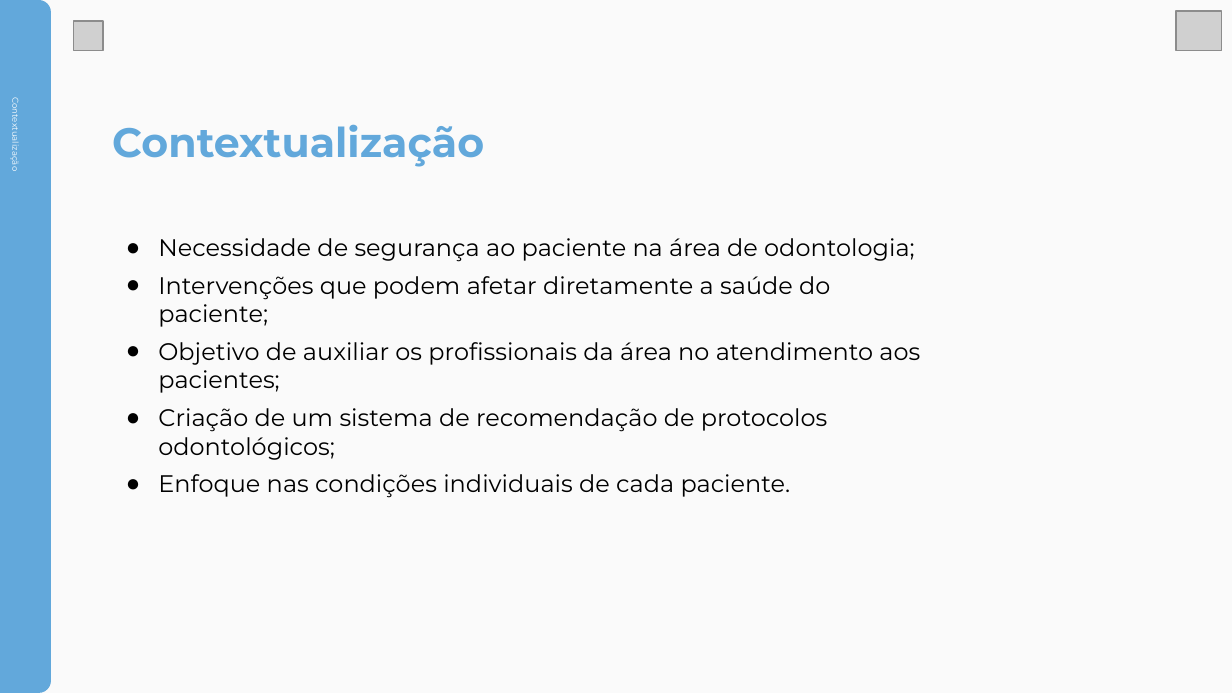
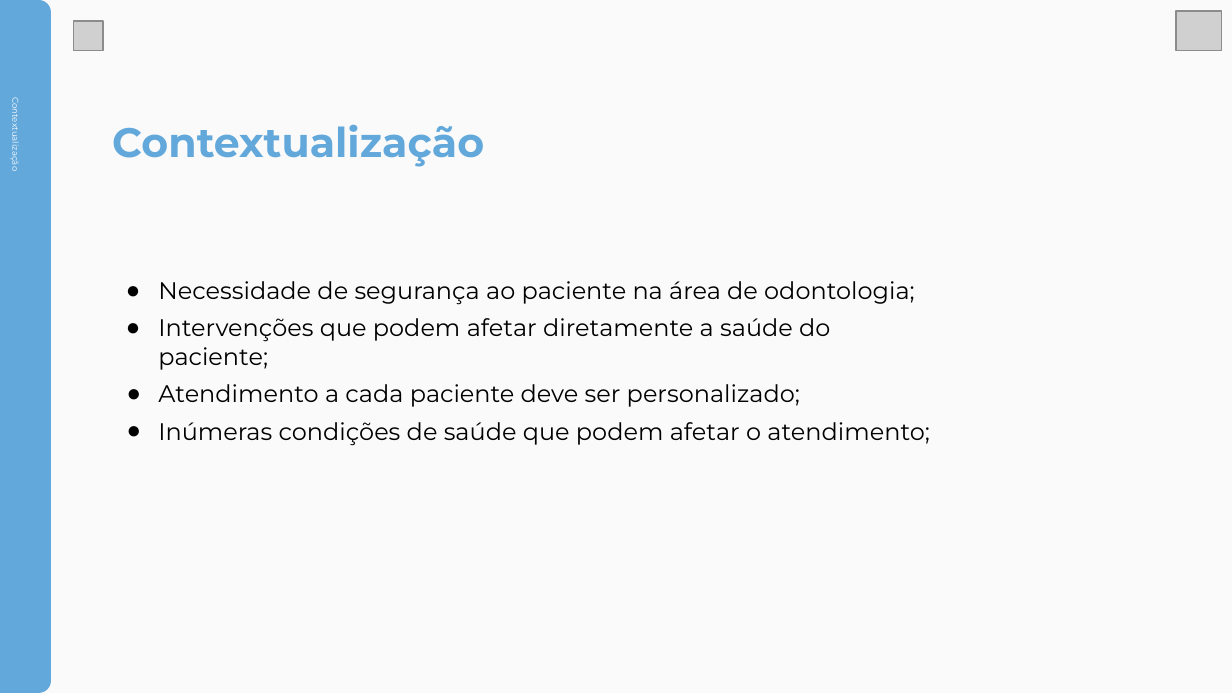
Before and after one commit to GabrielLimaDeSouza/ProtOn, a slide deck: slide 2 of Divulgacao/Apresentacao/Apresentação Final ProtOn.pptx. Drawn at 1232x693 pixels with LibreOffice and Linux fonts; fonts in the diff are those of the drawing; grey boxes stand for pictures. Boxes give left, top, right and bottom in pixels: in the first picture for what was removed or moved away, otherwise in the second. Text is boxed around its words. In the diff, an @@ line names an element or a change of style, - is before the commit and + after.

```diff
--- a/Divulgacao/Apresentacao/Apresentação Final ProtOn.pptx
+++ b/Divulgacao/Apresentacao/Apresentação Final ProtOn.pptx
@@ text "Necessidade de segurança ao paciente ...": place and size @@
-text "Necessidade de segurança ao paciente ..." at box(158, 238, 920, 498)
+text "Necessidade de segurança ao paciente ..." at box(158, 281, 930, 445)
@@ text at box(158, 384, 930, 445): text changed @@
-● Objetivo de auxiliar os profissionais da área no atendimento aos pacientes;
-● Criação de um sistema de recomendação de protocolos odontológicos;
-● Enfoque nas condições individuais de cada paciente.
+● Atendimento a cada paciente deve ser personalizado;
+● Inúmeras condições de saúde que podem afetar o atendimento;
```
Also in this commit, not shown: 5 other slides changed, 1 slide added, 1 slide removed, 3 other files.
